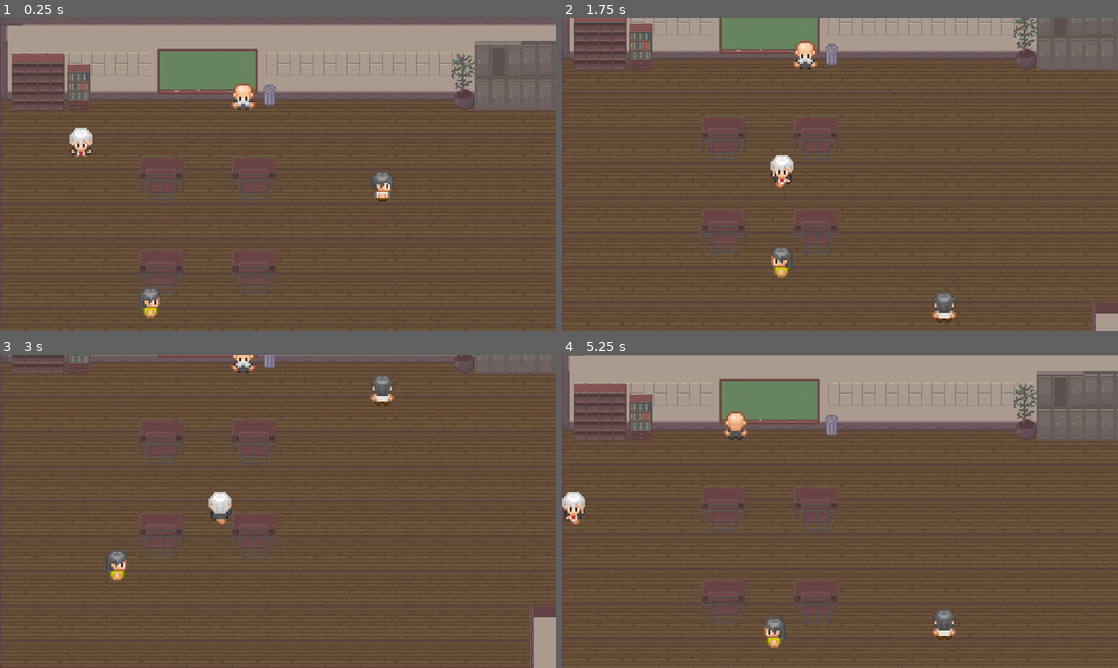
Above: before the commit, frames 1-4 (two rows, left to right).
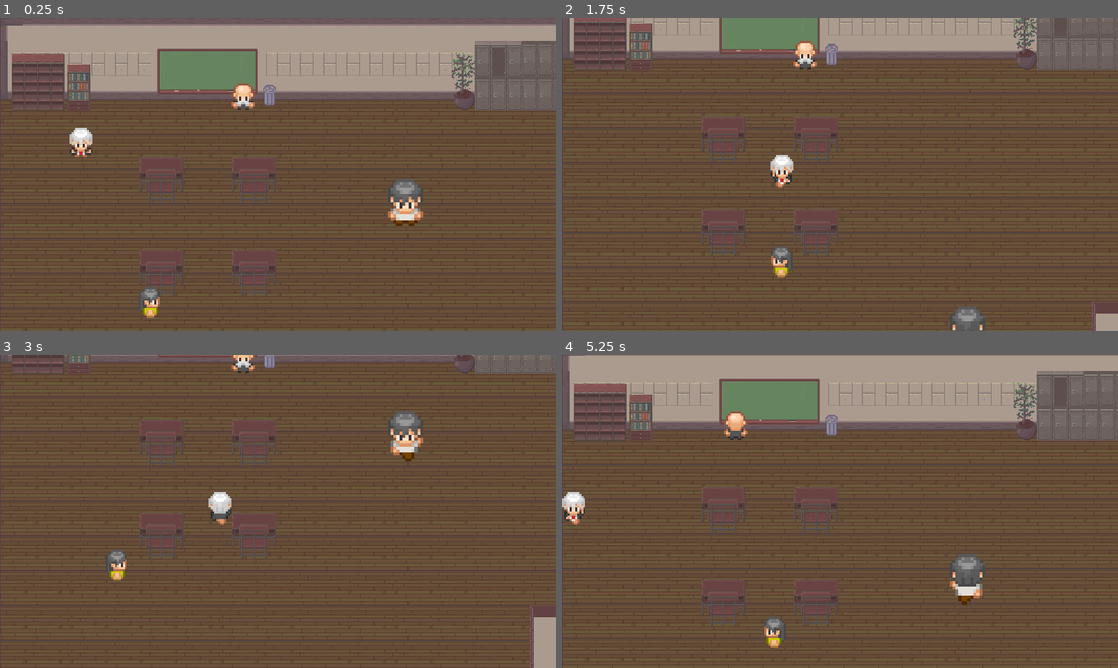
Above: after the commit, the same moments.

Repository: louis-uwie/GameOutput1_TileMovement
Game: Godot game, scene res://scenes/components/world.tscn
The game is run twice, just before and just after one commit, with the same random seed, the same clock (stepped at 60 frames per second) and the same inputs.
Inputs:
- Up to frame 1 (0.25 s): no input
- Up to frame 2 (1.75 s): hold Right (ui_right) 0.53-1.28 s; hold Down (ui_down) from 1.28 s (still down)
- Up to frame 3 (3 s): release Down (ui_down) at 2.03 s; hold Right (ui_right) 2.03-2.78 s; hold Up (ui_up) from 2.78 s (still down)
- Up to frame 4 (5.25 s): release Up (ui_up) at 3.53 s; hold Left (ui_left) 3.53-5.03 s; hold Down (ui_down) from 5.03 s (still down)

The runs differ from the first frame. In frame 1, 1.1% of the frame differs, in the area x 66-77%, y 48-67%; in frame 2, 0.8%; in frame 3, 1.1%; in frame 4, 1.1%, in the area x 66-77%, y 63-91%.

Commit message:
Fixed movement
implemented idle for respective directions

Diff:
--- a/assets/scripts/clsmt_m_cyan.gd
+++ b/assets/scripts/clsmt_m_cyan.gd
@@ -33,10 +33,10 @@
 			animations.play("idle_right")
 
 func _physics_process(delta):
-	if position.x < 16:
+	if position.x <= 16:
 		direction = Vector2.RIGHT
 
-	elif position.x > 176:
+	elif position.x >= 176:
 		direction = Vector2.LEFT
 
 	_animate(direction)
--- a/scenes/components/world.tscn
+++ b/scenes/components/world.tscn
@@ -58,7 +58,7 @@
 shape = SubResource("RectangleShape2D_ywjig")
 
 [node name="clsmt_m_cyan" parent="." instance=ExtResource("4_k6jw5")]
-position = Vector2(64, 656)
+position = Vector2(16, 656)
 
 [node name="clsmt_f_black" parent="." instance=ExtResource("5_3l477")]
 position = Vector2(144, 400)
Not shown: 1 places in scenes/components/world.tscn that only renumber resources
